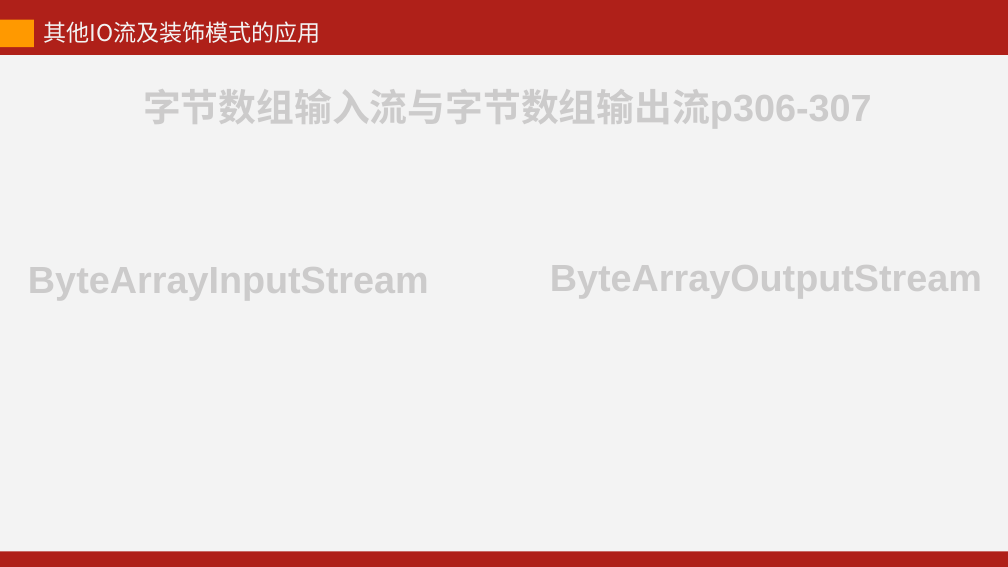
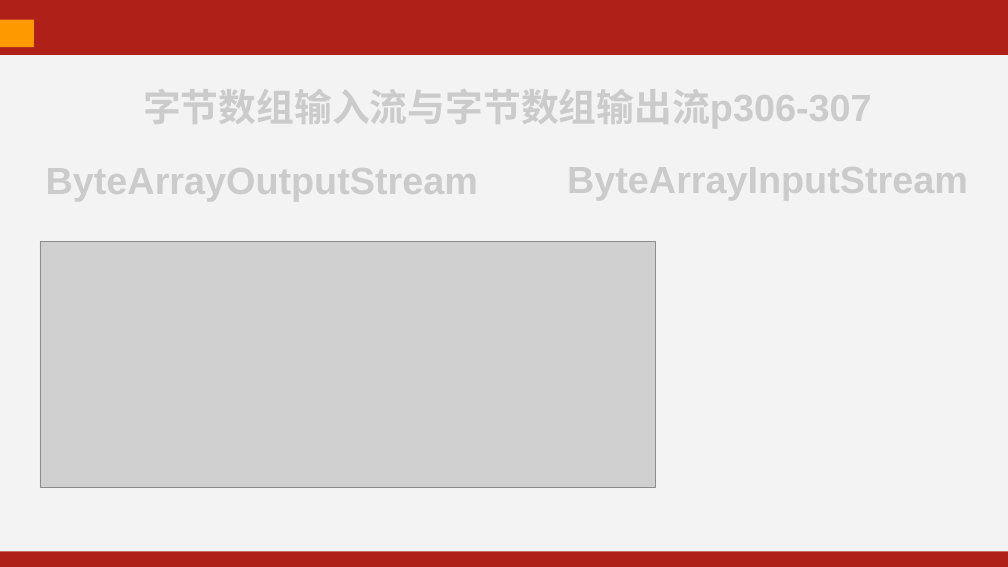
Before and after one commit to kevinjoyce/JavaCourseWare, a slide deck: slide 9 of PPT/每次课PPT/12 IO（输入输出）-2.pptx (slide 8 before the commit). Drawn at 1008x567 pixels with LibreOffice and Linux fonts; fonts in the diff are those of the drawing; grey boxes stand for pictures. Boxes give left, top, right and bottom in pixels: in the first picture for what was removed or moved away, otherwise in the second. Text is boxed around its words. In the diff, an @@ line names an element or a change of style, - is before the commit and + after.

```diff
--- a/PPT/每次课PPT/12 IO（输入输出）-2.pptx
+++ b/PPT/每次课PPT/12 IO（输入输出）-2.pptx
@@ text removed at (43, 21, 320, 43) @@
-其他IO流及装饰模式的应用
@@ text "ByteArrayOutputStream": place and size @@
-text "ByteArrayOutputStream" at (550, 257, 982, 299)
+text "ByteArrayOutputStream" at (46, 160, 478, 202)
@@ text "ByteArrayInputStream": place and size @@
-text "ByteArrayInputStream" at (28, 259, 429, 301)
+text "ByteArrayInputStream" at (567, 159, 968, 201)
@@ picture added at (40, 242, 655, 487) @@
```
Also in this commit, not shown: 7 other slides changed, 5 slides added, 9 other files.
